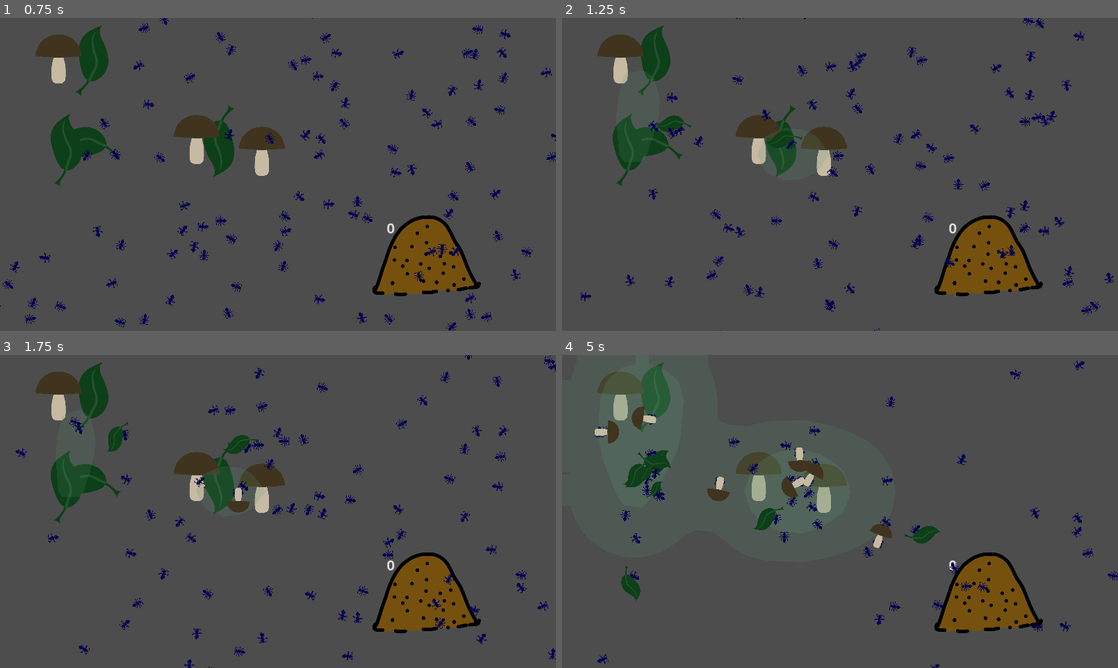
Above: before the commit, frames 1-4 (two rows, left to right).
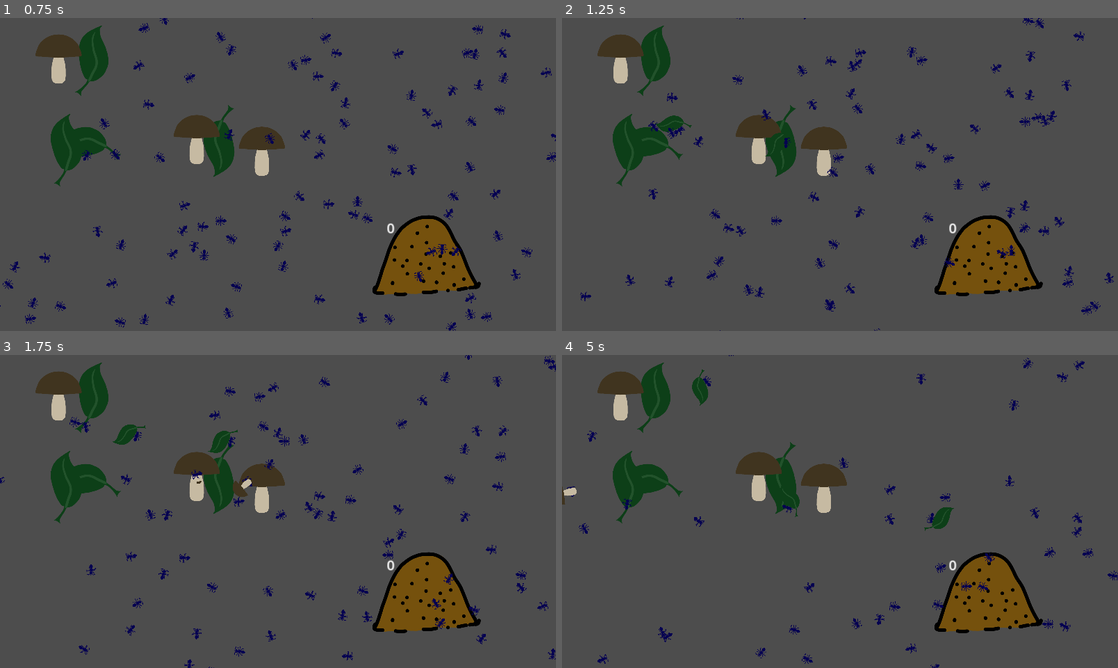
Above: after the commit, the same moments.

Repository: allemansratten/AntColonyTycoonDeluxe
Game: Godot game, scene res://game.tscn
Two runs of this game, one before a commit and one after it. Both use one fixed random seed, a clock stepped at 60 frames per second and the inputs below.
Inputs (mouse positions are in pixels of both pictures, inside the frame that each line leads up to):
- Up to frame 1 (0.75 s): move the mouse to (400, 158) at 0.52 s; click (400, 158) at 0.67 s
- Up to frame 2 (1.25 s): no input
- Up to frame 3 (1.75 s): move the mouse to (166, 527) at 1.27 s; click (166, 527) at 1.42 s
- Up to frame 4 (5 s): move the mouse to (895, 442) at 2.02 s; click (895, 442) at 2.17 s; move the mouse to (812, 574) at 2.77 s; click (812, 574) at 2.92 s; move the mouse to (1006, 558) at 3.52 s; click (1006, 558) at 3.67 s; move the mouse to (673, 464) at 4.27 s; click (673, 464) at 4.42 s

Frame 1 is identical in both runs. In frame 2, 0.4% of the frame differs, in the area x 26-66%, y 0-81%; in frame 3, 1.9%; in frame 4, 7.0%, in the area x 0-91%, y 0-99%.

Commit message:
Item constant tweaks

Diff:
--- a/scene_item.gd
+++ b/scene_item.gd
@@ -31,16 +31,16 @@
 	sprite_node.texture = load("res://resources/sprites/leaf.png")
 	sprite_node.scale = Vector2(0.5, 0.5) # Scale down the leaf
 	sprite_node.rotate(randf_range(-45, 45)) # Random rotation
-	resources_remaining = 3
-	create_pheromone_emitter()
+	resources_remaining = 20
+	# create_pheromone_emitter()
 
 
 # Define how to visually set up the Berry
 func set_as_mushroom():
 	sprite_node.texture = load("res://resources/sprites/mushroom.png")
 	sprite_node.scale = Vector2(0.5, 0.5) # Scale down the leaf
-	resources_remaining = 5
-	create_pheromone_emitter()
+	resources_remaining = 30
+	# create_pheromone_emitter()
 
 
 # Collision detection function
